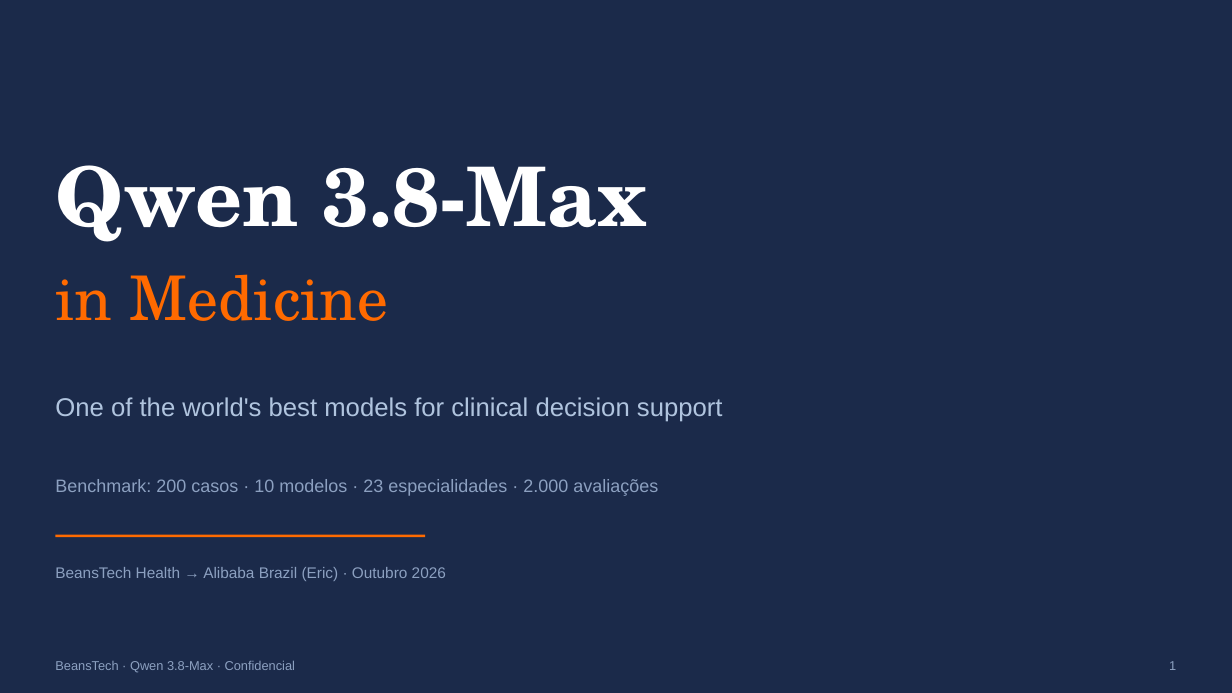
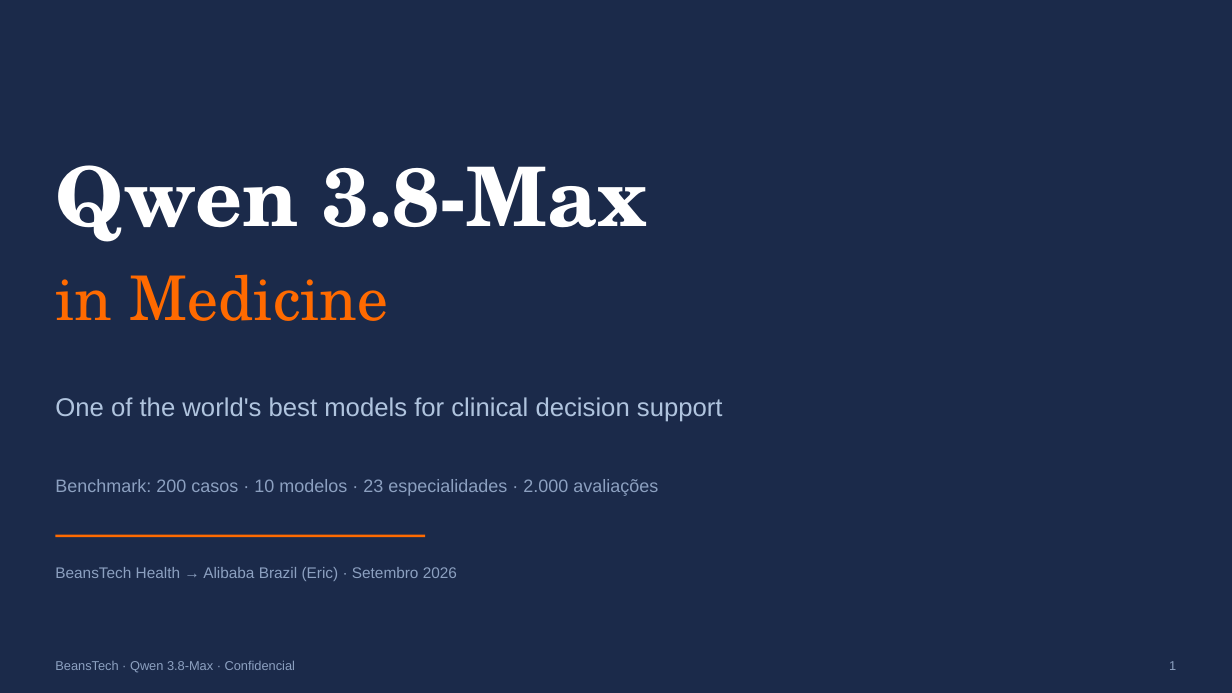
Before and after one commit to beanstechhub/healthtech-infra, a slide deck: slide 1 of apresentacoes/Qwen_Medicina_Eric_EN.pptx. Drawn at 1232x693 pixels with LibreOffice and Linux fonts; fonts in the diff are those of the drawing. Boxes give left, top, right and bottom in pixels: in the first picture for what was removed or moved away, otherwise in the second. Text is boxed around its words. In the diff, an @@ line names an element or a change of style, - is before the commit and + after.

Commit message:
Einstein S5: cards de ranking (estilo S8 aprovado); data corrigida para Setembro 2026

```diff
--- a/apresentacoes/Qwen_Medicina_Eric_EN.pptx
+++ b/apresentacoes/Qwen_Medicina_Eric_EN.pptx
@@ text at (55,567,457,581): text changed @@
-BeansTech Health → Alibaba Brazil (Eric) · Outubro 2026
+BeansTech Health → Alibaba Brazil (Eric) · Setembro 2026
```
Also in this commit, not shown: 5 other files.
